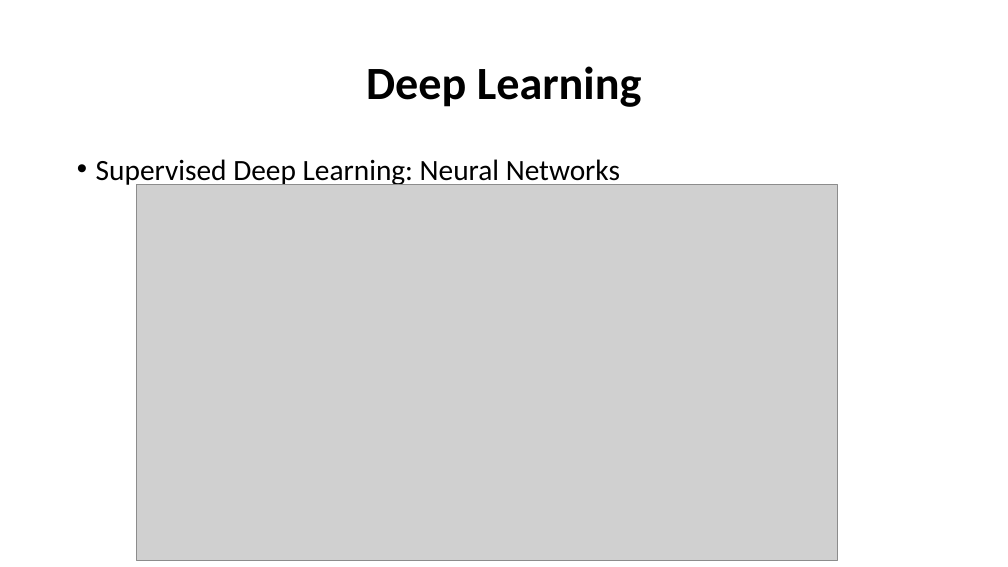
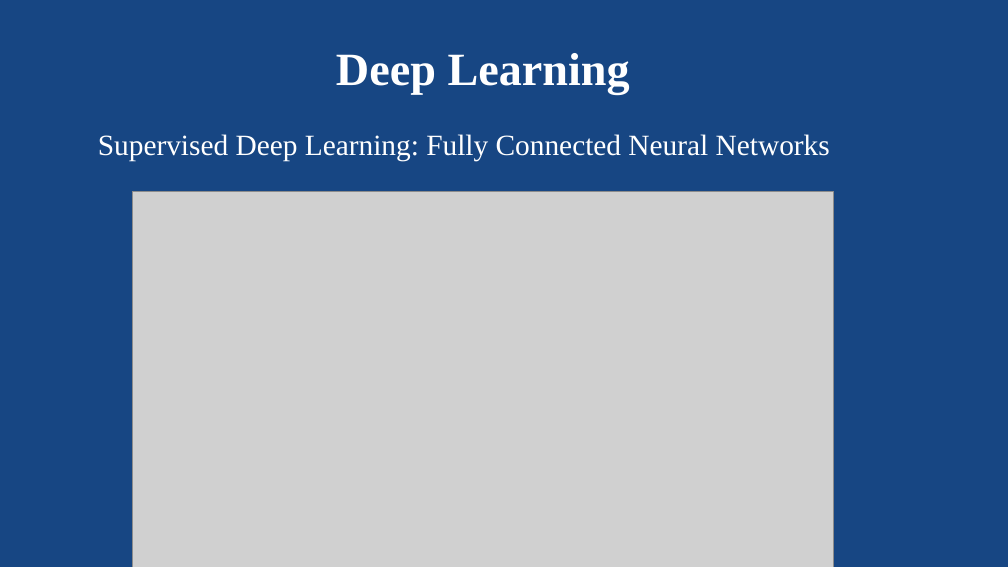
Before and after one commit to SaretMagnoslove/Machine_learning_Workshop, a slide deck: slide 7 of Presentation/WorkshopPresentation.pptx. Drawn at 1008x567 pixels with LibreOffice and Linux fonts; fonts in the diff are those of the drawing; grey boxes stand for pictures. Boxes give left, top, right and bottom in pixels: in the first picture for what was removed or moved away, otherwise in the second. Text is boxed around its words. In the diff, an @@ line names an element or a change of style, - is before the commit and + after.

Commit message:
Updated presentation

```diff
--- a/Presentation/WorkshopPresentation.pptx
+++ b/Presentation/WorkshopPresentation.pptx
@@ background #FFFFFF to #174683 @@
@@ title "Deep Learning": place and size @@
-title "Deep Learning" at <box>366,66,642,107</box>
+title "Deep Learning" at <box>336,53,630,95</box>
@@ title "Deep Learning" at <box>336,53,630,95</box>: font Calibri to Times New Roman, text colour #000000 to #FFFFFF @@
@@ text at <box>98,134,830,161</box>: text changed; font Calibri to Times New Roman; text colour #000000 to #FFFFFF @@
-• Supervised Deep Learning: Neural Networks
+Supervised Deep Learning: Fully Connected Neural Networks
@@ picture: place and size @@
-picture at <box>136,185,837,560</box>
+picture at <box>132,191,833,567</box>
```
Also in this commit, not shown: 9 other slides changed, 3 slides added, 1 slide removed.
